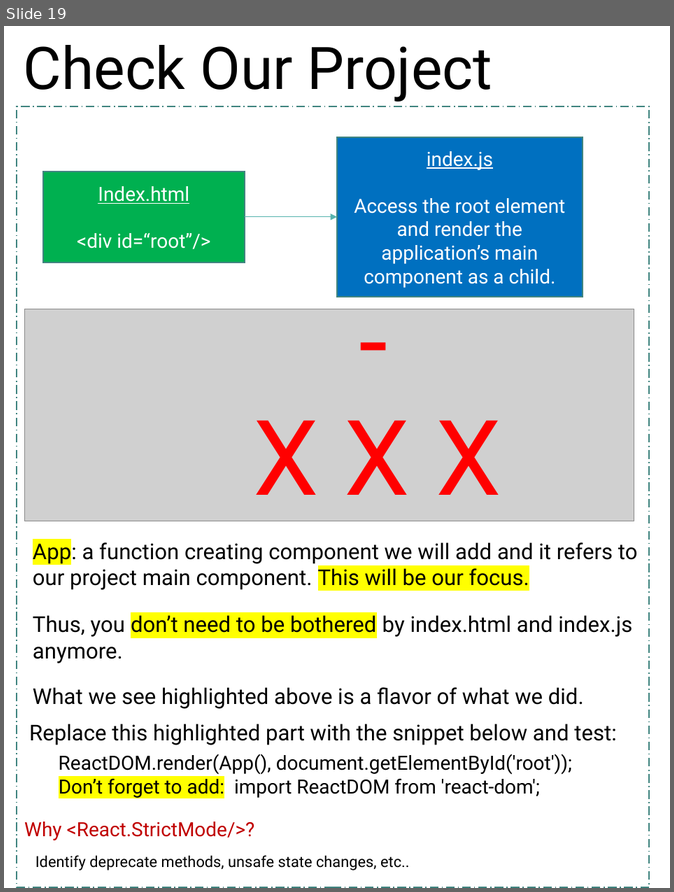
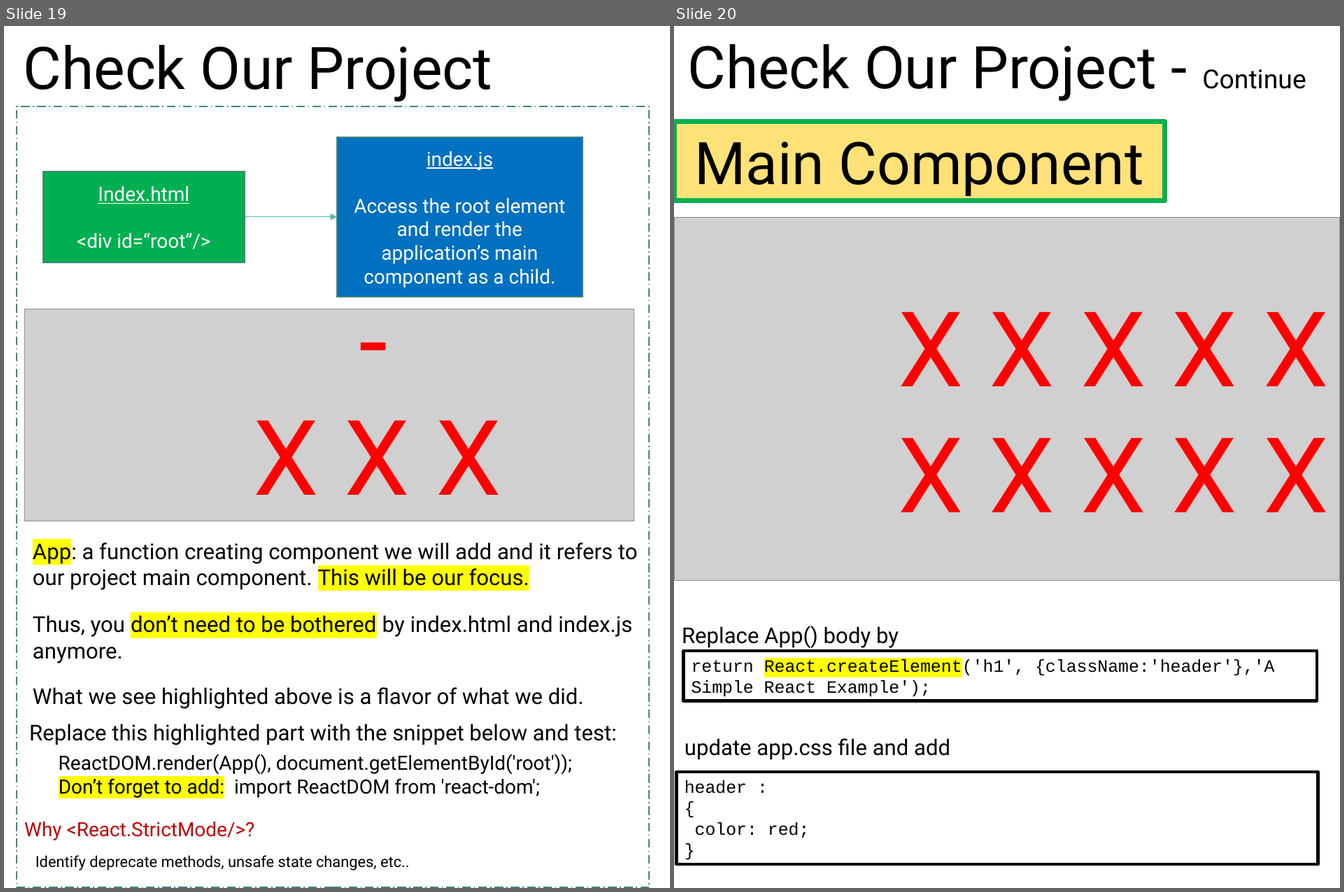
Before and after one commit to scorpion0511/mytracker, a slide deck: doc/React.pptx. Shown side by side, each under a label of ours: slide 19 before the commit, slides 19 and 20 after it. The pictures are 674x892 and 1344x892 pixels, drawn with LibreOffice and Linux fonts; fonts in the diff are those of the drawing; grey boxes stand for pictures. Boxes give left, top, right and bottom in pixels: in the first picture for what was removed or moved away, otherwise in the second. Text is boxed around its words. In the diff, an @@ line names an element or a change of style, - is before the commit and + after.

```diff
--- a/doc/React.pptx
+++ b/doc/React.pptx
@@ slide 20 added at (674, 26, 1340, 888), background #FFFFFF @@
@@ text added at (688, 44, 1306, 101), 54 pt, text #000000 @@
+Check Our Project - Continue
@@ rectangle added at (674, 122, 1165, 201), fill #FFE277, outline #00B050 4.5 pt, 54 pt, text #000000 @@
+Main Component
@@ picture added at (674, 217, 1340, 581) @@
@@ text added at (898, 312, 1328, 512), 96 pt, text #FF0000 @@
+X X X X X
+X X X X X
@@ text added at (682, 626, 899, 648), 20 pt, text #000000 @@
+Replace App() body by
@@ rectangle added at (683, 651, 1318, 701), outline #000000 3 pt, 16 pt, text #000000 @@
+return React.createElement('h1', {className:'header'},'A Simple React Example');
@@ text added at (684, 739, 950, 760), 20 pt, text #000000 @@
+update app.css file and add
@@ rectangle added at (676, 772, 1319, 865), outline #000000 3 pt, 16 pt, text #000000 @@
+header :
+{
+color: red;
+}
```
Also in this commit, not shown: 1 slide changed, 4 other slides added, 3 slides removed.
